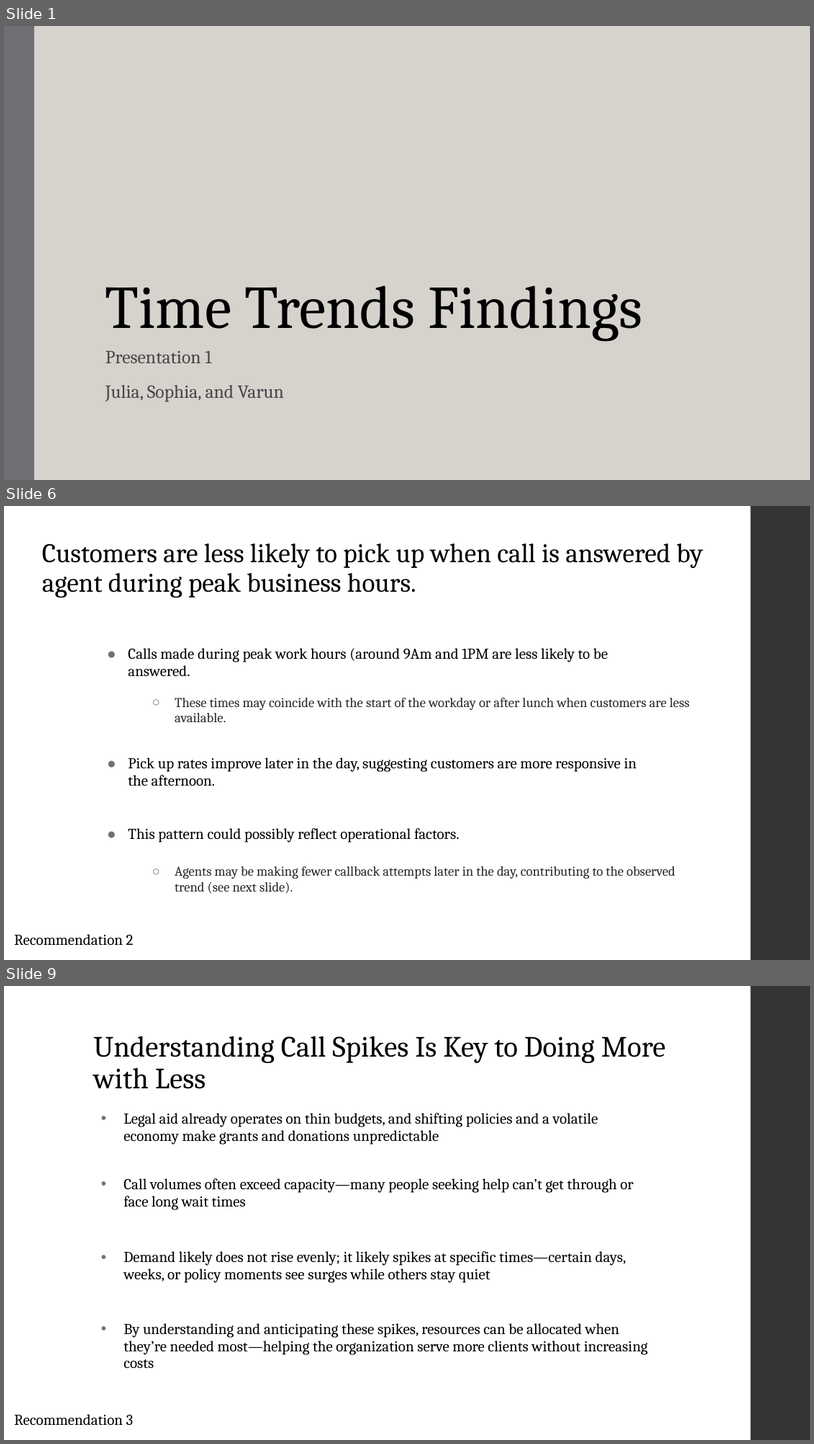
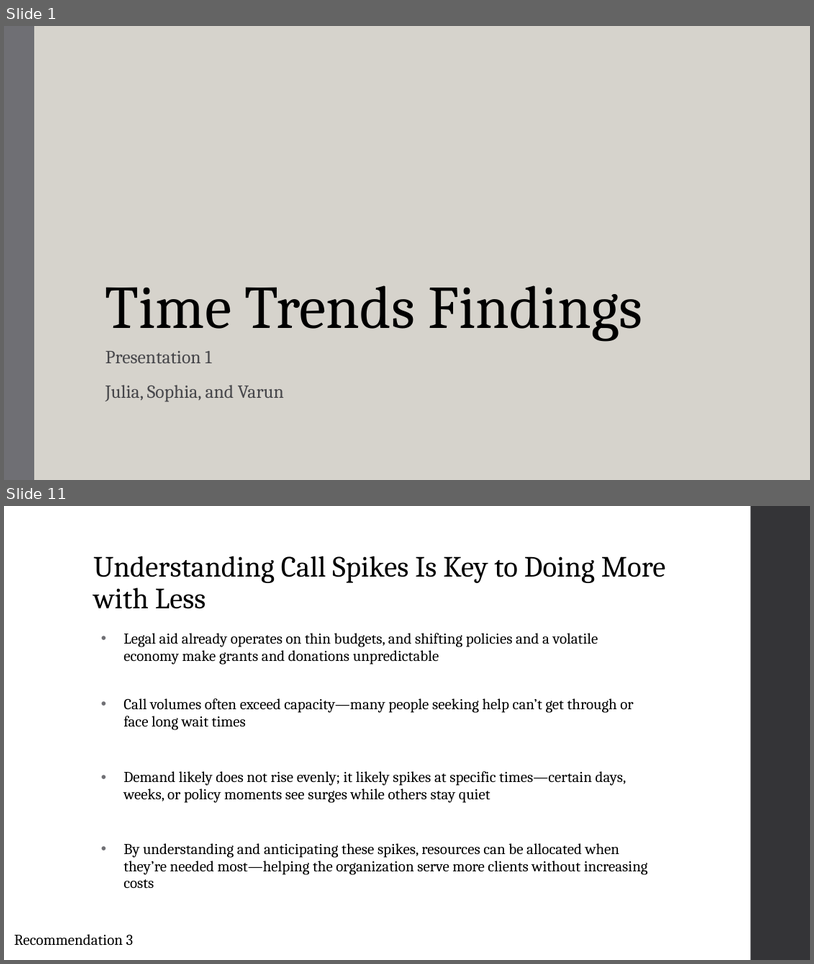
Before and after one commit to arvindkrishna87/STAT390_LegalAid_Fall2025, a slide deck: Presentations/Dashboard/TimeTrendsPresentation1_8Oct_Group1.pptx. Shown one above the other, each under a label of ours: slides 1, 6 and 9 before the commit, slides 1 and 11 after it; the slides between them are not shown. The pictures are 814x1444 and 814x964 pixels, drawn with LibreOffice and Linux fonts; fonts in the diff are those of the drawing. Boxes give left, top, right and bottom in pixels: in the first picture for what was removed or moved away, otherwise in the second. Text is boxed around its words. In the diff, an @@ line names an element or a change of style, - is before the commit and + after.

```diff
--- a/Presentations/Dashboard/TimeTrendsPresentation1_8Oct_Group1.pptx
+++ b/Presentations/Dashboard/TimeTrendsPresentation1_8Oct_Group1.pptx
@@ slide 6 removed at bbox=[4, 506, 810, 960], background #FFFFFF; not listed: 1 template element that a slide beside it also shows @@
@@ title removed at bbox=[42, 543, 703, 598] @@
-Customers are less likely to pick up when call is answered by agent during peak business hours.
@@ text removed at bbox=[128, 648, 608, 676] @@
-● Calls made during peak work hours (around 9Am and 1PM are less likely to be answered.
@@ text removed at bbox=[175, 698, 690, 722] @@
-  ○ These times may coincide with the start of the workday or after lunch when customers are less available.
@@ text removed at bbox=[128, 757, 638, 786] @@
-● Pick up rates improve later in the day, suggesting customers are more responsive in the afternoon.
@@ text removed at bbox=[128, 828, 460, 842] @@
-● This pattern could possibly reflect operational factors.
@@ text removed at bbox=[175, 866, 676, 893] @@
-  ○ Agents may be making fewer callback attempts later in the day, contributing to the observed trend (see next slide).
@@ text removed at bbox=[14, 934, 134, 945] @@
-Recommendation 2
@@ what was slide 9 is now slide 11 @@
```
Also in this commit, not shown: 8 slides changed, 6 slides added, 6 other slides removed.
